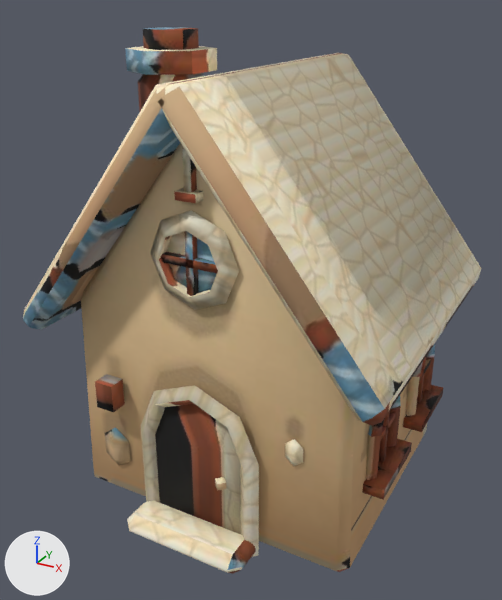
Renders of the glTF model assets/props/_exp/models/hut/hut_low.glb from each side of a commit.
Camera for both pictures: a 50 mm lens placed at (1.071, -2.083, 1.716), pointed at (-0.029, -0.083, 0.716). Every picture has the same lights, and +X, +Y and +Z are marked at lower left. The first picture is the older version. Vertices at exactly the same position are counted once.

The first picture shows 'hut'.
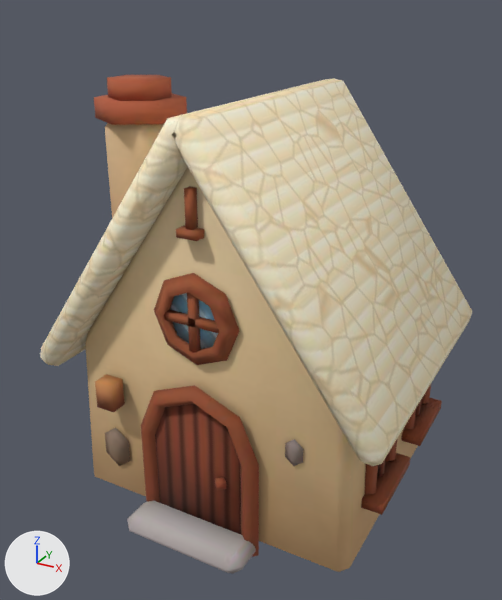
Boxes (x1, y1, x2, y2) around the edits, measured in the pictures (502 x 600 px; the box of a moved part takes in the faces that stretch with it):
```json
{"object": "hut", "change": "reshaped, surface changed", "before": [23, 27, 481, 574], "after": [40, 75, 473, 574], "on screen": "beige to brown, 9% shorter"}
{"part": 1, "of": "me_body", "change": "moved or reshaped", "before": [23, 53, 342, 330], "after": [40, 78, 334, 366]}
{"part": 2, "of": "me_body", "change": "moved or reshaped", "before": [158, 53, 481, 426], "after": [172, 79, 473, 466]}
{"part": 3, "of": "me_body", "change": "moved or reshaped", "before": [138, 73, 203, 111], "after": [105, 123, 165, 218]}
{"part": 4, "of": "me_body", "change": "moved or reshaped", "before": [125, 46, 217, 75], "after": [94, 93, 187, 125]}
{"part": 5, "of": "me_body", "change": "moved or reshaped", "before": [143, 27, 199, 50], "after": [107, 75, 172, 101]}
{"part": 6, "of": "me_body", "change": "moved or reshaped", "before": [150, 210, 239, 310], "after": [154, 273, 240, 365]}
{"part": 7, "of": "me_body", "change": "moved or reshaped", "before": [167, 232, 217, 292], "after": [170, 293, 218, 349]}
{"part": 8, "of": "me_body", "change": "moved or reshaped", "before": [184, 231, 199, 296], "after": [187, 293, 201, 353]}
{"part": 9, "of": "me_body", "change": "moved or reshaped", "before": [161, 252, 218, 273], "after": [164, 310, 219, 333]}
{"part": 10, "of": "me_body", "change": "moved or reshaped", "before": [182, 149, 197, 192], "after": [184, 186, 198, 230]}
{"part": 11, "of": "me_body", "change": "moved or reshaped", "before": [174, 188, 203, 203], "after": [176, 226, 204, 241]}
{"part": 12, "of": "me_body", "change": "moved or reshaped", "before": [366, 396, 401, 480], "after": [365, 440, 397, 495]}
{"part": 13, "of": "me_body", "change": "moved or reshaped", "before": [379, 411, 390, 462], "after": [377, 459, 385, 477]}
{"part": 14, "of": "me_body", "change": "moved or reshaped", "before": [81, 295, 427, 571], "after": [85, 334, 418, 571]}
{"part": 15, "of": "me_body", "change": "moved or reshaped", "before": [82, 143, 339, 571], "after": [86, 167, 336, 570]}
{"part": 16, "of": "me_body", "change": "moved or reshaped", "before": [403, 344, 443, 432], "after": [402, 384, 442, 446]}
{"part": 17, "of": "me_body", "change": "moved or reshaped", "before": [362, 412, 412, 500], "after": [361, 453, 410, 515]}
{"part": 18, "of": "me_body", "change": "surface changed", "before": [23, 27, 481, 574], "after": [40, 75, 473, 574], "on screen": "beige to brown"}
```

Edits to the scene script, one JSON object a line:
```json
{"block": "me_body", "where": "# used by ob_hut; location = (0.0, 0.0, 0.0)"}
{"op": "remove", "block": "me_body", "code": "me_body.from_pydata(...)  # 618 vertices, 1040 faces; spans x -0.63..0.63, y -0.65..0.61, z 0.0..1.62"}
{"op": "add", "block": "me_body", "code": "me_body.from_pydata(...)  # 618 vertices, 1040 faces; spans x -0.63..0.63, y -0.65..0.56, z 0.0..1.45"}
{"block": "me_body", "change": "me_body part 1: the loose piece of 24 vertices spanning x -0.63..0.03, y -0.61..0.61, z 0.68..1.51 is scaled about its middle by (0.988, 0.915, 1.1), then moved by (0.0, 0.0, -0.13)"}
{"block": "me_body", "change": "me_body part 2: the loose piece of 24 vertices spanning x -0.03..0.63, y -0.61..0.61, z 0.68..1.51 is scaled about its middle by (0.988, 0.915, 1.1), then moved by (0.0, 0.0, -0.13)"}
{"block": "me_body", "change": "me_body part 3: the loose piece of 24 vertices spanning x -0.43..-0.23, y -0.18..0.02, z 0.87..1.49 is scaled about its middle by (1.13, 1.13, 1.25), then moved by (-0.14, 0.0, -0.23)"}
{"block": "me_body", "change": "me_body part 4: the loose piece of 12 vertices spanning x -0.46..-0.2, y -0.23..0.07, z 1.49..1.55 is moved by (-0.14, 0.0, -0.16)"}
{"block": "me_body", "change": "me_body part 5: the loose piece of 12 vertices spanning x -0.41..-0.25, y -0.17..0.01, z 1.55..1.62 is scaled about its middle by (1.22, 1.22, 1), then moved by (-0.14, 0.0, -0.16)"}
{"block": "me_body", "change": "me_body part 6: the loose piece of 24 vertices spanning x -0.16..0.16, y -0.52..-0.46, z 0.85..1.15 is moved by (0.0, 0.0, -0.19)"}
{"block": "me_body", "change": "me_body part 7: the loose piece of 12 vertices spanning x -0.1..0.1, y -0.48..-0.47, z 0.88..1.12 is moved by (0.0, 0.0, -0.19)"}
{"block": "me_body", "change": "me_body part 8: the loose piece of 8 vertices spanning x -0.01..0.01, y -0.51..-0.48, z 0.89..1.11 is moved by (0.0, 0.0, -0.19)"}
{"block": "me_body", "change": "me_body part 9: the loose piece of 8 vertices spanning x -0.11..0.11, y -0.51..-0.48, z 0.99..1.01 is moved by (0.0, 0.0, -0.19)"}
{"block": "me_body", "change": "me_body part 10: the loose piece of 8 vertices spanning x -0.01..0.01, y -0.5..-0.47, z 1.21..1.33 is moved by (0.0, 0.0, -0.11)"}
{"block": "me_body", "change": "me_body part 11: the loose piece of 8 vertices spanning x -0.04..0.04, y -0.52..-0.48, z 1.19..1.21 is moved by (0.0, 0.0, -0.11)"}
{"block": "me_body", "change": "me_body part 12: the loose piece of 28 vertices spanning x 0.5..0.55, y -0.32..-0.08, z 0.3..0.58 is moved by (0.0, 0.0, -0.06)"}
{"block": "me_body", "change": "me_body part 13: the loose piece of 8 vertices spanning x 0.52..0.54, y -0.21..-0.19, z 0.3..0.56 is moved by (0.0, 0.0, -0.06)"}
{"block": "me_body", "change": "me_body part 14: all 12 vertices in x -0.5..0.5, y -0.47..0.47, z 0.75..0.81 are moved by (0.0, 0.0, -0.16)"}
{"block": "me_body", "change": "me_body part 15: all 6 vertices in x -0.02..0.02, y -0.47..0.47, z 1.36..1.39 are moved by (0.0, 0.0, -0.09)"}
{"block": "me_body", "change": "me_body part 16: 72 of the vertices in x 0.5..0.59, y -0.1..0.37, z 0.26..0.58 are moved by (0.0, 0.0, -0.06)"}
{"block": "me_body", "change": "me_body part 17: 8 of the vertices in x 0.52..0.59, y -0.34..-0.3, z 0.26..0.44 are moved by (0.0, 0.0, -0.06)"}
{"block": "me_body", "change": "me_body part 18: texture (UV) coordinates of 1039 of 1040 faces, centred in x -0.63..0.63, y -0.65..0.61, z 0.0..1.62, changed; they spanned u 0.0..1.0, v 0.0..1.0 and now span u 0.0..1.0, v 0.0..1.0"}
{"block": "me_body", "change": "other edits to the shape of me_body do not show in these pictures"}
```
